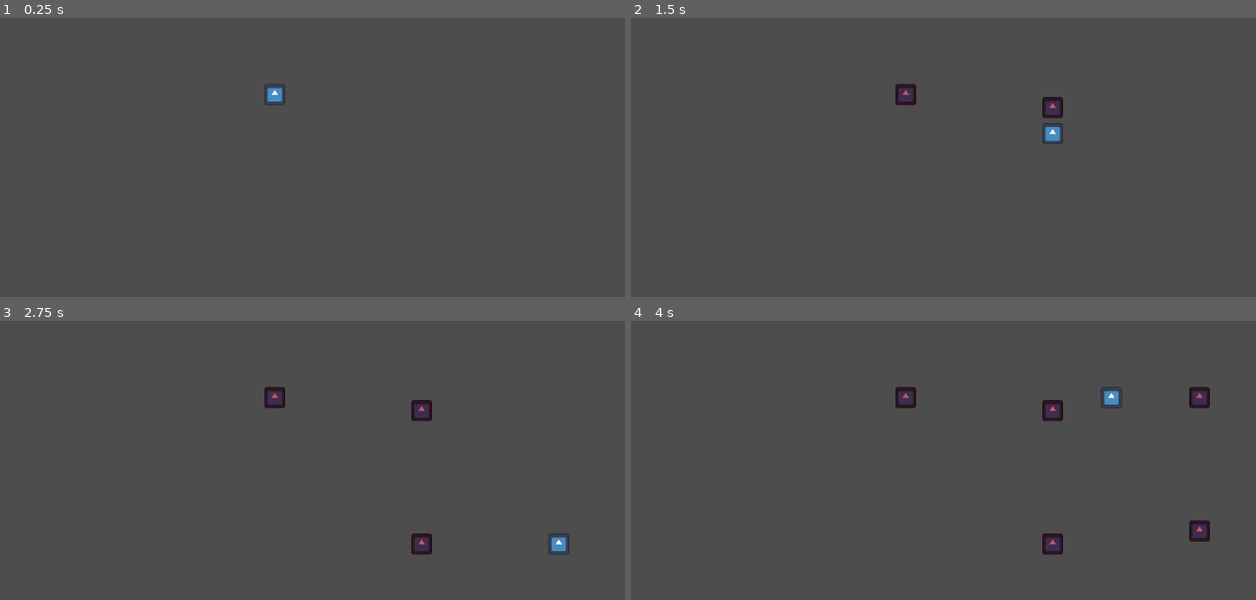
Above: before the commit, frames 1-4 (two rows, left to right).
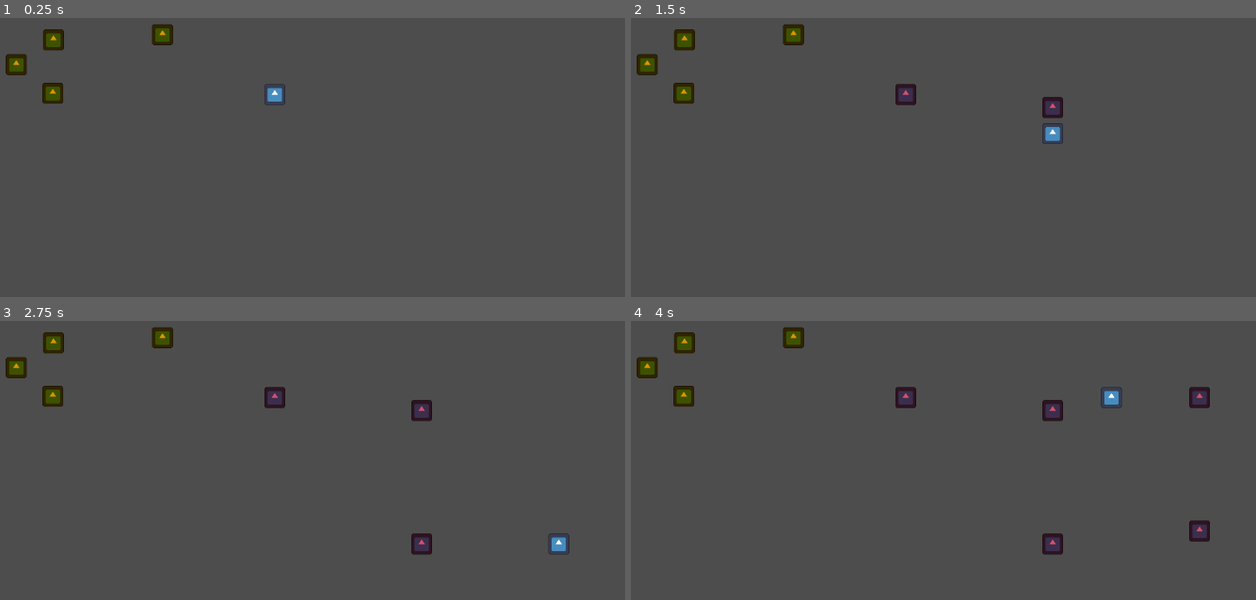
Above: after the commit, the same moments.

Repository: Overkane/bomberman
Game: Godot game, scene res://scenes/levels/level1_1/level1_1.tscn
Two runs of this game, one before a commit and one after it. Both use one fixed random seed, a clock stepped at 60 frames per second and the inputs below. The engine's default icon, where the game draws it, is replaced by a stand-in: a white triangle on a blue panel in a dark square.
Inputs:
- Up to frame 1 (0.25 s): no input
- Up to frame 2 (1.5 s): tap Enter at 0.5 s; hold D (move_right) 0.53-1.28 s; hold J (place_bomb) 0.53-1.28 s; hold S (move_down) from 1.28 s (still down); tap J (place_bomb) at 1.35 s
- Up to frame 3 (2.75 s): release S (move_down) at 2.03 s; hold D (move_right) from 2.03 s (still down); hold J (place_bomb) from 2.03 s (still down)
- Up to frame 4 (4 s): release D (move_right) at 2.78 s; release J (place_bomb) at 2.78 s; hold W (move_up) 2.78-3.53 s; tap J (place_bomb) at 2.85 s; hold A (move_left) from 3.53 s (still down); hold J (place_bomb) from 3.53 s (still down)

The runs differ from the first frame. In frame 1, 1.0% of the frame differs, in the area x 0-28%, y 2-31%; in frame 2, 1.0%; in frame 3, 1.0%; in frame 4, 1.0%.

Commit message:
Add destructible box

Diff:
--- a/project.godot
+++ b/project.godot
@@ -59,6 +59,8 @@
 2d_physics/layer_3="explodable"
 2d_physics/layer_10="bomb_for_player"
 2d_physics/layer_11="bomb_for_enemies"
+2d_physics/layer_15="box_for_player"
+2d_physics/layer_16="box_for_enemies"
 
 [rendering]
 
--- /dev/null
+++ b/scenes/destructible_box/destructible_box.gd
@@ -0,0 +1,5 @@
+class_name DestructibleBox
+extends CharacterBody2D
+
+func explode() -> void:
+	queue_free()
--- /dev/null
+++ b/scenes/destructible_box/destructible_box.tscn
@@ -0,0 +1,21 @@
+[gd_scene load_steps=4 format=3 uid="uid://wcn0q7u74g13"]
+
+[ext_resource type="Script" uid="uid://bk1eohu6ywn6o" path="res://scenes/destructible_box/destructible_box.gd" id="1_ky4wp"]
+[ext_resource type="Texture2D" uid="uid://djsb6x80t66ij" path="res://icon.svg" id="2_g2ids"]
+
+[sub_resource type="CapsuleShape2D" id="CapsuleShape2D_pwpy3"]
+radius = 16.0
+height = 32.0
+
+[node name="DestructibleBox" type="CharacterBody2D"]
+collision_layer = 49156
+collision_mask = 2
+script = ExtResource("1_ky4wp")
+
+[node name="Sprite2D" type="Sprite2D" parent="."]
+self_modulate = Color(0.8633869, 0.58813876, 3.85046e-07, 1)
+scale = Vector2(0.25, 0.25)
+texture = ExtResource("2_g2ids")
+
+[node name="CollisionShape2D" type="CollisionShape2D" parent="."]
+shape = SubResource("CapsuleShape2D_pwpy3")
--- a/scenes/levels/level1_1/level1_1.tscn
+++ b/scenes/levels/level1_1/level1_1.tscn
@@ -1,8 +1,21 @@
-[gd_scene load_steps=2 format=3 uid="uid://bst1tonp0snoa"]
+[gd_scene load_steps=3 format=3 uid="uid://bst1tonp0snoa"]
 
 [ext_resource type="PackedScene" uid="uid://ckogy8ldbtbum" path="res://scenes/player/player.tscn" id="1_uf52y"]
+[ext_resource type="PackedScene" uid="uid://wcn0q7u74g13" path="res://scenes/destructible_box/destructible_box.tscn" id="2_2qwhw"]
 
 [node name="Level11" type="Node2D"]
 
 [node name="Player" parent="." instance=ExtResource("1_uf52y")]
 position = Vector2(555, 223)
+
+[node name="DestructibleBox" parent="." instance=ExtResource("2_2qwhw")]
+position = Vector2(383, 131)
+
+[node name="DestructibleBox2" parent="." instance=ExtResource("2_2qwhw")]
+position = Vector2(159, 177)
+
+[node name="DestructibleBox3" parent="." instance=ExtResource("2_2qwhw")]
+position = Vector2(216, 139)
+
+[node name="DestructibleBox4" parent="." instance=ExtResource("2_2qwhw")]
+position = Vector2(215, 221)
--- a/scenes/player/player.tscn
+++ b/scenes/player/player.tscn
@@ -9,7 +9,7 @@
 
 [node name="Player" type="CharacterBody2D"]
 collision_layer = 6
-collision_mask = 513
+collision_mask = 16897
 script = ExtResource("1_dovo2")
 
 [node name="Sprite2D" type="Sprite2D" parent="."]
--- a/scripts/globals.gd
+++ b/scripts/globals.gd
@@ -7,6 +7,8 @@
 	EXPLODABLE = 3,
 	BOMB_FOR_PLAYER = 10,
 	BOMB_FOR_ENEMIES = 11,
+	BOX_FOR_PLAYER = 15,
+	BOX_FOR_ENEMIES = 16,
 }
 
 const TILE_SIZE := 32
Not shown, added: scenes/destructible_box/destructible_box.gd.uid
